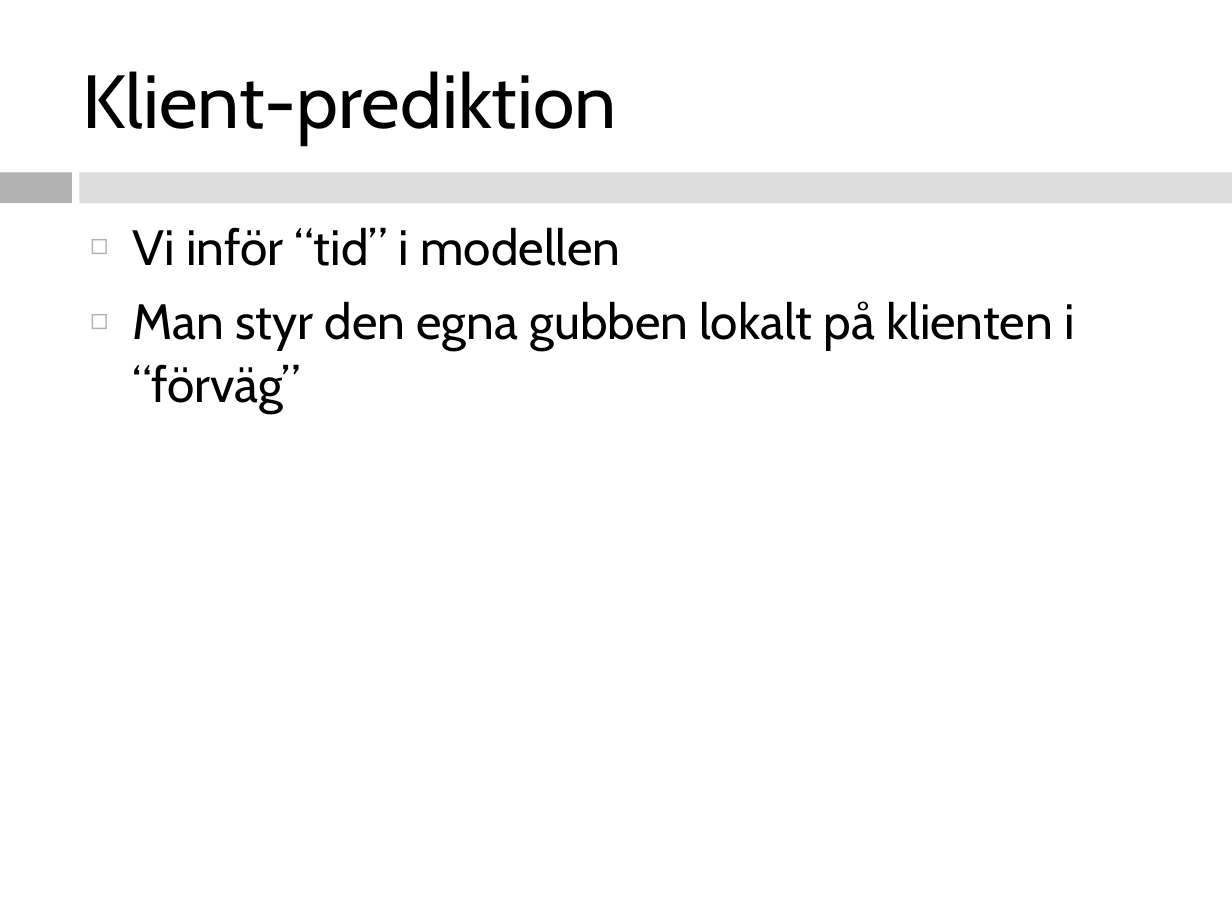
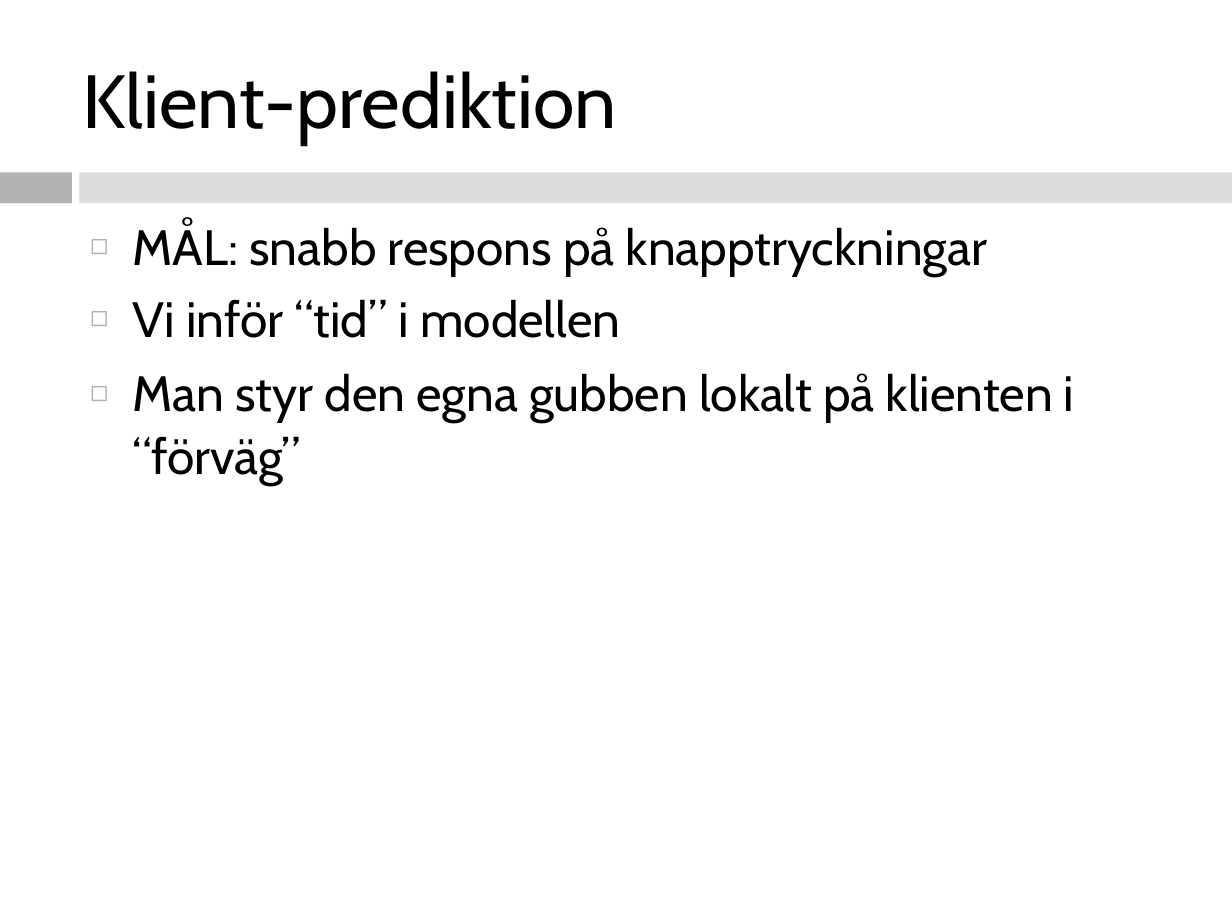
Before and after one commit to southor/planet, a slide deck: slide 8 of presentation/Natverksspel.ppt. Drawn at 1232x924 pixels with LibreOffice and Linux fonts; fonts in the diff are those of the drawing. Boxes give left, top, right and bottom in pixels: in the first picture for what was removed or moved away, otherwise in the second. Text is boxed around its words. In the diff, an @@ line names an element or a change of style, - is before the commit and + after.

```diff
--- a/presentation/Natverksspel.ppt
+++ b/presentation/Natverksspel.ppt
@@ text at (132,223,987,275): paragraph added @@
+◻ MÅL: snabb respons på knapptryckningar
```
Also in this commit, not shown: 2 other slides changed, 2 slides added, 4 other files.
